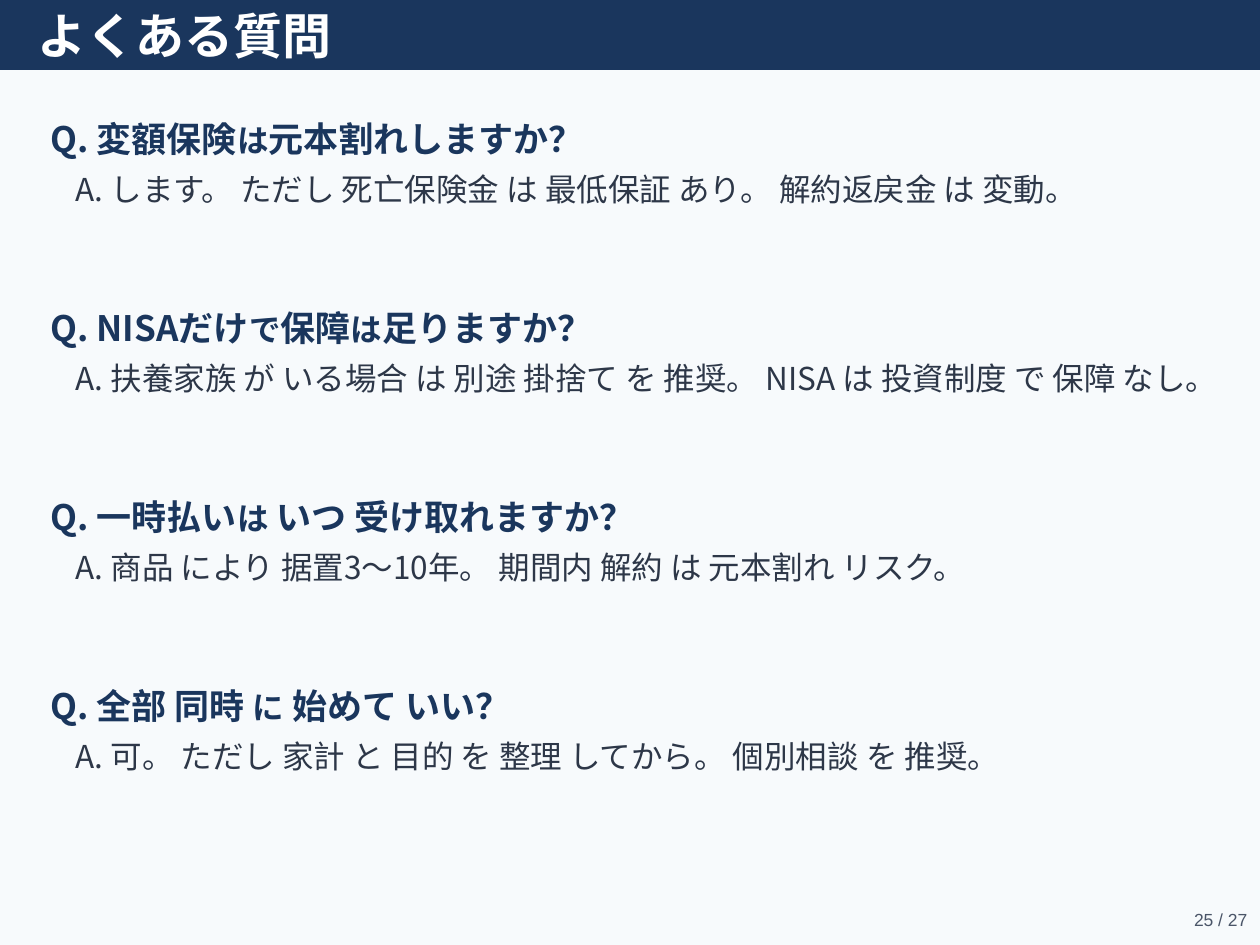
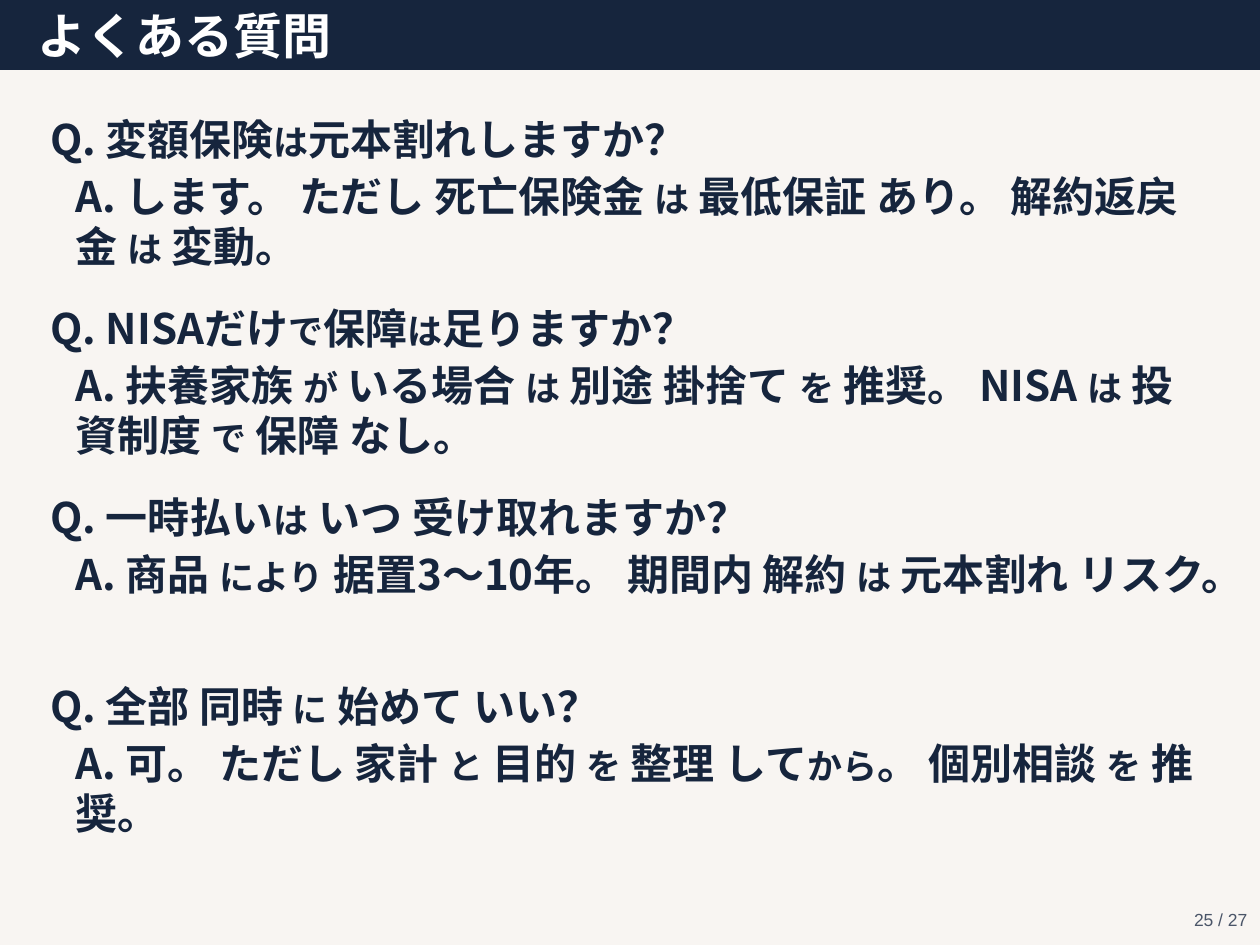
Before and after one commit to love2u2aya/seminar-hoken-vs-nisa, a slide deck: slide 25 of seminar_slides.pptx. Drawn at 1260x945 pixels with LibreOffice and Linux fonts; fonts in the diff are those of the drawing. Boxes give left, top, right and bottom in pixels: in the first picture for what was removed or moved away, otherwise in the second. Text is boxed around its words. In the diff, an @@ line names an element or a change of style, - is before the commit and + after.

Commit message:
デザイン全面リニューアル：Midnight Goldパレット＋2軸マトリクス配色
- カラー：Midnight Goldパレット採用（紺×金基調、シンプル化）
- 商品色：色相=目的（保障=青/貯蓄=黄）×明度=支払方法（一括=濃/毎月=薄）
  - 変額：薄い青 / 保障：濃い青 / NISA：薄い黄 / 貯蓄：濃い黄
- フォント：基本ボールド化＋最低24ptに引き上げ
- タイトルバー・強調ボックスを navy / gold に統一（色数を削減）
- 台本：スライド11.6追加（オルカン直近5年は異常値・モンテカルロで本来のブレを示す）

```diff
--- a/seminar_slides.pptx
+++ b/seminar_slides.pptx
@@ background #F7FAFC to #F8F5F2 @@
@@ rectangle at (0,0,1260,69): fill #1A365D to #16253D; outline #1A365D 1 pt to #16253D 1 pt @@
@@ text "Q. 変額保険は元本割れしますか？" at (50,119,687,164): size 20 to 24 pt, text colour #1A365D to #16253D; size 18 to 20 pt in "変額保険は元本割れしますか？" @@
@@ text "A. します。 ただし 死亡保険金 は ..." at (76,176,1179,266): size 18 to 24 pt, text colour #2D3748 to #16253D, bold on; size 18 to 20 pt in "は は" @@
@@ text "Q. NISAだけで保障は足りますか？" at (50,312,96,353): size 20 to 24 pt in "Q. NISAだけで保障は足りますか？"; size 18 to 20 pt in "NISAだけで保障は足りますか？"; text colour #1A365D to #16253D @@
@@ text "A. 扶養家族 が いる場合 は ..." at (76,365,1174,455): size 18 to 24 pt in "A. 扶養家族 いる場合 別途 掛捨て 推奨。 NISA ..."; size 18 to 20 pt in "が は を は で"; text colour #2D3748 to #16253D, bold on @@
@@ text "Q. 一時払いは いつ 受け取れますか？" at (50,497,748,542): size 20 to 24 pt, text colour #1A365D to #16253D; size 18 to 20 pt in "一時払いは" @@
@@ text "A. 商品 により 据置3〜10年。 期間内 ..." at (76,554,1243,594): size 18 to 24 pt in "A. 商品 据置3〜10年。 期間内 解約 元本割れ リスク。"; size 18 to 20 pt in "により は"; text colour #2D3748 to #16253D, bold on @@
@@ text "Q. 全部 同時 に 始めて ..." at (50,686,599,731): size 20 to 24 pt, text colour #1A365D to #16253D; size 18 to 20 pt in "に" @@
@@ text "A. 可。 ただし 家計 と ..." at (76,743,1193,833): size 18 to 24 pt in "A. 可。 ただし 家計 目的 整理 してから。 ..."; size 18 to 20 pt in "と を してから。 を"; text colour #2D3748 to #16253D, bold on @@
```
Also in this commit, not shown: 26 other slides changed, 2 other files.
